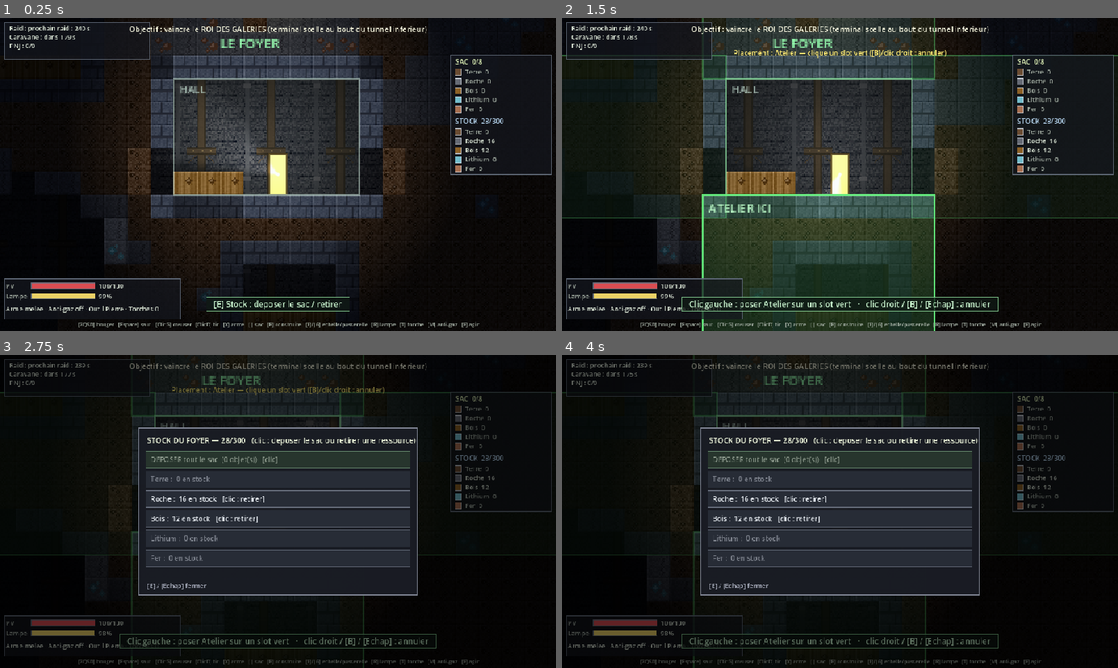
Above: before the commit, frames 1-4 (two rows, left to right).
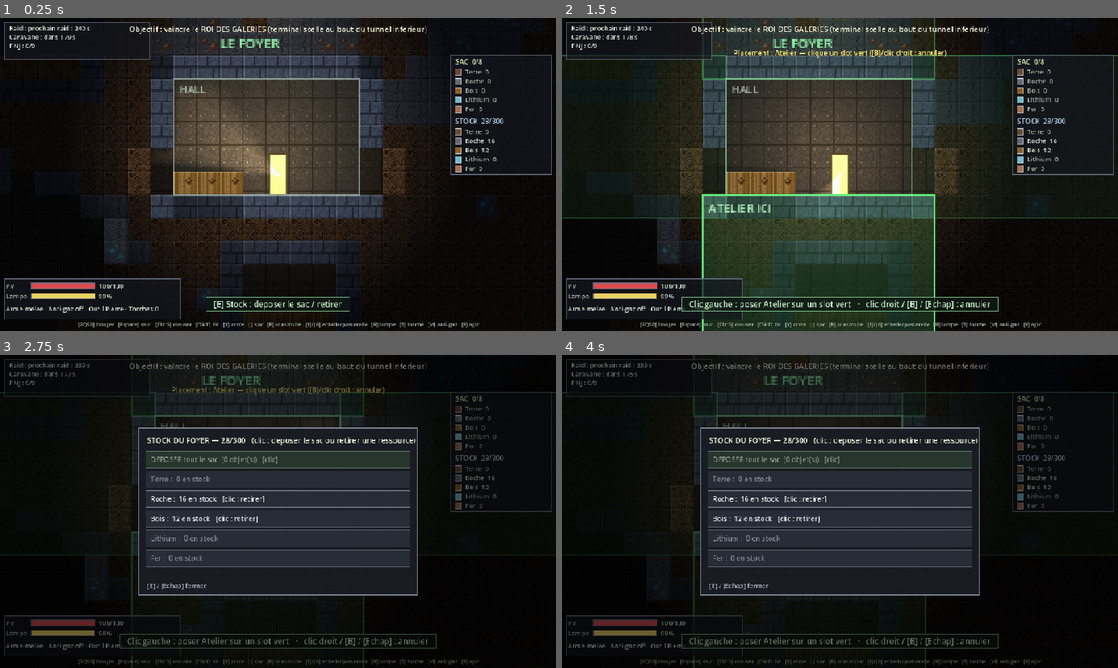
Above: after the commit, the same moments.

Repository: MrAuGIR/lesEnfouis
Game: Godot game, scene res://main.tscn
The game is run twice, just before and just after one commit, with the same random seed, the same clock (stepped at 60 frames per second) and the same inputs.
Inputs (mouse positions are in pixels of both pictures, inside the frame that each line leads up to):
- Up to frame 1 (0.25 s): no input
- Up to frame 2 (1.5 s): tap Enter at 0.5 s; move the mouse to (962, 158) at 0.52 s; hold D 0.53-1.25 s; tap B at 0.6 s; click (962, 158) at 0.67 s; tap Space at 0.77, 1.25 s; drag from (840, 174) to (812, 237) at 1.27 s
- Up to frame 3 (2.75 s): tap Enter at 2 s; move the mouse to (333, 442) at 2.02 s; hold D from 2.03 s (still down); tap E at 2.1 s
- Up to frame 4 (4 s): release D at 2.75 s; tap Space at 2.75, 3.77 s; drag from (812, 574) to (673, 464) at 2.77 s; tap Enter at 3.5 s; move the mouse to (1006, 558) at 3.52 s; hold A from 3.53 s (still down); tap R at 3.6 s

The runs differ from the first frame. In frame 1, 5.7% of the frame differs, in the area x 27-69%, y 19-57%; in frame 2, 4.4%; in frame 3, less than 0.1%; in frame 4, less than 0.1%.

Commit message:
decor changement pour fond different base, tunnel

Diff:
--- a/game/scripts/main.gd
+++ b/game/scripts/main.gd
@@ -91,6 +91,7 @@
 	view.crew = crew
 	view.pop = pop
 	view.caravan = caravan
+	view.foyer = foyer
 	add_child(view)
 	# Le vrai éclairage : obscurité + soleil + lampe/halo (+ torches, pièces)
 	lights = LightRig.new(hero)
--- a/game/scripts/tile_art.gd
+++ b/game/scripts/tile_art.gd
@@ -29,6 +29,7 @@
 # dimensions par la lampe comme le reste. Tuilées par world_view avec parallaxe.
 static var _bg_wall: Texture2D
 static var _bg_struct: Texture2D
+static var _bg_base: Texture2D
 
 static func bg_wall() -> Texture2D:
 	if _bg_wall == null:
@@ -39,6 +40,29 @@
 	if _bg_struct == null:
 		_bg_struct = ImageTexture.create_from_image(_build_bg_struct())
 	return _bg_struct
+
+# Mur intérieur du Foyer : panneaux finis, teinte chaude (le havre), rivets.
+static func bg_base() -> Texture2D:
+	if _bg_base == null:
+		_bg_base = ImageTexture.create_from_image(_build_bg_base())
+	return _bg_base
+
+static func _build_bg_base() -> Image:
+	var w := 32
+	var im := Image.create(w, w, false, Image.FORMAT_RGBA8)
+	var base := Color(0.22, 0.19, 0.16)            # gris-brun chaud, désaturé
+	for y in w:
+		for x in w:
+			im.set_pixel(x, y, _shade(base, (_h(x, y, 95) - 0.5) * 0.06))
+	for s in [0, 16]:                              # joints de panneaux (2×2 panneaux)
+		for i in w:
+			im.set_pixel(i, s, _shade(base, -0.08))
+			im.set_pixel(s, i, _shade(base, -0.08))
+	for ox in [0, 16]:                             # rivets aux coins de chaque panneau
+		for oy in [0, 16]:
+			for p: Vector2i in [Vector2i(3, 3), Vector2i(12, 3), Vector2i(3, 12), Vector2i(12, 12)]:
+				im.set_pixel(ox + p.x, oy + p.y, _shade(base, 0.12))
+	return im
 
 # Paroi du fond : roche sombre désaturée, grain faible + strates horizontales.
 static func _build_bg_wall() -> Image:
--- a/game/scripts/world_view.gd
+++ b/game/scripts/world_view.gd
@@ -9,8 +9,14 @@
 const VIEW_RX := 34   # demi-largeur de la fenêtre de tuiles dessinées
 const VIEW_RY := 22
 const OCC_MARGIN := 6 # marge d'occulteurs autour de la fenêtre (lumières proches)
-const BG_WALL_PAR := 0.45   # facteur de parallaxe paroi du fond (0=fixe écran, 1=collé au monde)
-const BG_STRUCT_PAR := 0.6  # structures un peu plus proches que la paroi → profondeur
+# Décor de fond contextuel. Parallaxe : 0 = collé à l'écran (très lointain), 1 = collé
+# au monde (pas de parallaxe). On reste proche de 1 → parallaxe DOUCE (réglage demandé).
+enum { BG_ROCK, BG_TUNNEL, BG_BASE }
+const ROCK_PAR := 0.86         # roche qu'on creuse : juste derrière → très peu de parallaxe
+const TUN_WALL_PAR := 0.80     # tunnels du Transit : un peu de profondeur
+const TUN_STRUCT_PAR := 0.72   # structures un cran plus proches que la paroi
+const BASE_PAR := 0.88         # mur de pièce : intérieur, quasi collé
+const BG_FADE := 3.0           # vitesse du fondu entre deux contextes (1/s)
 
 var world: WorldGrid
 var hero: Hero
@@ -18,6 +24,11 @@
 var crew: EnemyCrew
 var pop: Population
 var caravan: Caravan
+var foyer: Foyer               # pour savoir si le héros est dans une pièce de base
+
+var _bg_theme := -1            # contexte de fond courant (cf. enum)
+var _bg_prev := -1            # contexte précédent, le temps du fondu
+var _bg_blend := 1.0          # 0→1 : avancement du fondu vers _bg_theme
 
 var _occluders: Array[LightOccluder2D] = []
 var _occ_center := Vector2i(-9999, -9999)
@@ -27,8 +38,37 @@
 	# Tiling des couches de fond parallaxes (draw_texture_rect_region répété).
 	texture_repeat = CanvasItem.TEXTURE_REPEAT_ENABLED
 
-func tick(_delta: float) -> void:
+# Quel décor de fond selon où se trouve le héros.
+func _context_theme() -> int:
+	if foyer != null and foyer.room_type_at(hero.pos) != -1:
+		return BG_BASE
+	var ty := int(hero.pos.y / WorldGrid.TILE)
+	if ty >= WorldGrid.TRANSIT_TOP and ty <= WorldGrid.TRANSIT_BOT:
+		return BG_TUNNEL
+	return BG_ROCK
+
+# Dessine les couches d'un thème de fond (paroi + éventuelles structures), en
+# parallaxe (région source décalée d'une fraction de la position du héros), à l'alpha a.
+func _draw_bg_layers(theme: int, dest: Rect2, sz: Vector2, a: float) -> void:
+	match theme:
+		BG_BASE:
+			draw_texture_rect_region(TileArt.bg_base(), dest, Rect2(hero.pos * BASE_PAR, sz), Color(1, 1, 1, a))
+		BG_TUNNEL:
+			draw_texture_rect_region(TileArt.bg_wall(), dest, Rect2(hero.pos * TUN_WALL_PAR, sz), Color(1, 1, 1, a))
+			draw_texture_rect_region(TileArt.bg_struct(), dest, Rect2(hero.pos * TUN_STRUCT_PAR, sz), Color(1, 1, 1, a))
+		_:
+			draw_texture_rect_region(TileArt.bg_wall(), dest, Rect2(hero.pos * ROCK_PAR, sz), Color(1, 1, 1, a))
+
+func tick(delta: float) -> void:
 	queue_redraw()
+	# Contexte de fond : pièce de base > couche Transit > roche. Fondu si ça change.
+	var target := _context_theme()
+	if target != _bg_theme:
+		_bg_prev = _bg_theme
+		_bg_theme = target
+		_bg_blend = 0.0 if _bg_prev != -1 else 1.0
+	if _bg_blend < 1.0:
+		_bg_blend = minf(1.0, _bg_blend + delta * BG_FADE)
 	var c := Vector2i(int(hero.pos.x / WorldGrid.TILE), int(hero.pos.y / WorldGrid.TILE))
 	if _occ_dirty or c != _occ_center:
 		_occ_center = c
@@ -125,9 +165,13 @@
 	var bg_pos := Vector2((ptx - VIEW_RX) * ts, (pty - VIEW_RY) * ts)
 	var bg_size := Vector2((VIEW_RX * 2) * ts, (VIEW_RY * 2) * ts)
 	var dest := Rect2(bg_pos, bg_size)
-	draw_rect(dest, Color(0.10, 0.11, 0.13))
-	draw_texture_rect_region(TileArt.bg_wall(), dest, Rect2(hero.pos * BG_WALL_PAR, bg_size))
-	draw_texture_rect_region(TileArt.bg_struct(), dest, Rect2(hero.pos * BG_STRUCT_PAR, bg_size))
+	draw_rect(dest, Color(0.10, 0.11, 0.13))   # base sombre commune (jamais de trou)
+	var cur := _bg_theme if _bg_theme >= 0 else _context_theme()
+	if _bg_prev >= 0 and _bg_blend < 1.0:      # fondu entre contextes
+		_draw_bg_layers(_bg_prev, dest, bg_size, 1.0 - _bg_blend)
+		_draw_bg_layers(cur, dest, bg_size, _bg_blend)
+	else:
+		_draw_bg_layers(cur, dest, bg_size, 1.0)
 	for tx in range(ptx - VIEW_RX, ptx + VIEW_RX):
 		var s := world.surface[clampi(tx, 0, WorldGrid.GRID_W - 1)]
 		if s > pty - VIEW_RY:
